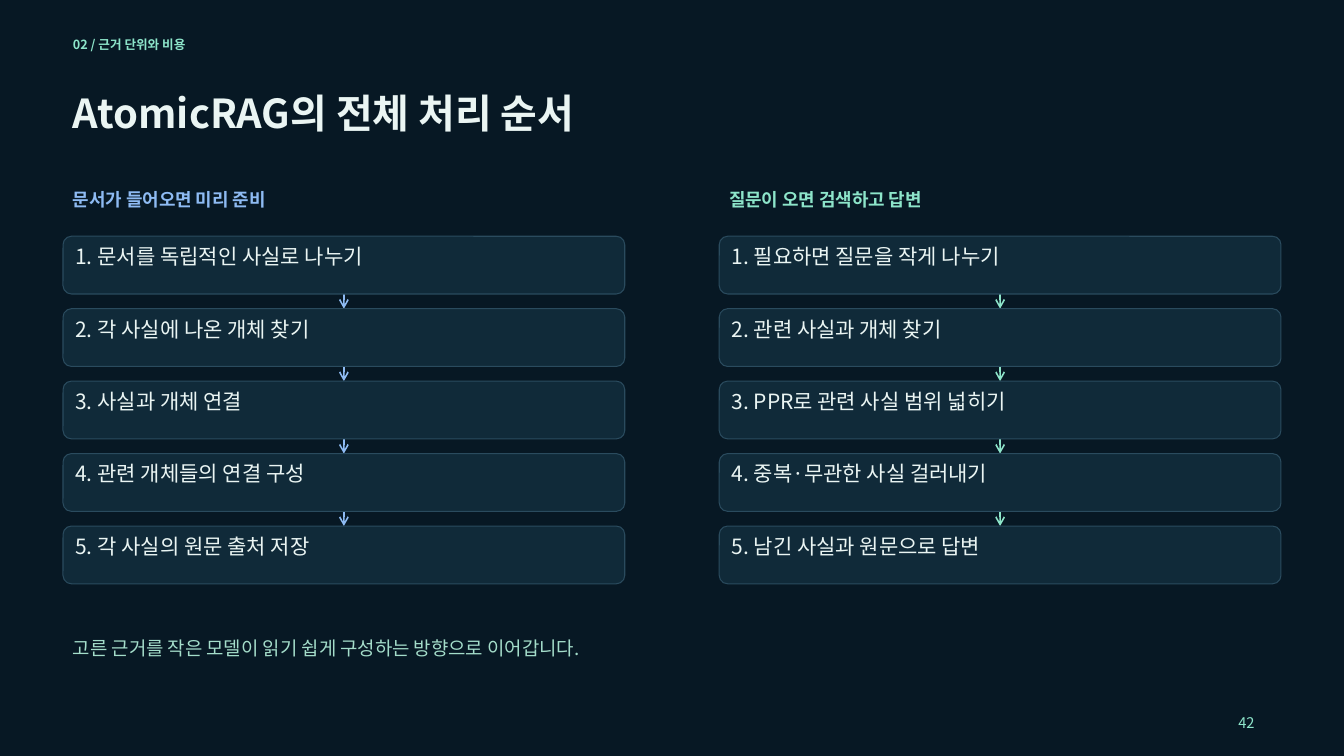
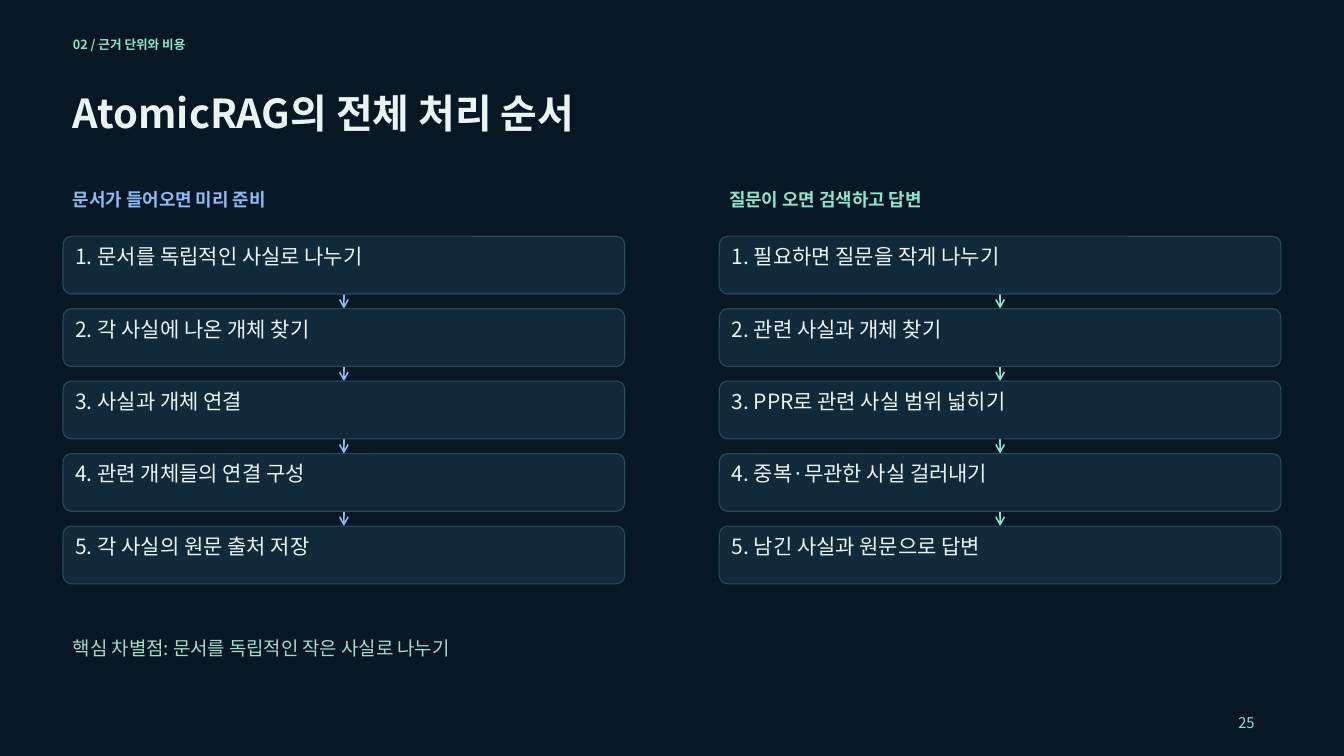
Before and after one commit to euiyulsong/graphrag-atlas, a slide deck: slide 25 of slides/GraphRAG_Atlas_Tech_Seminar.pptx (slide 42 before the commit). Drawn at 1344x756 pixels with LibreOffice and Linux fonts; fonts in the diff are those of the drawing. Boxes give left, top, right and bottom in pixels: in the first picture for what was removed or moved away, otherwise in the second. Text is boxed around its words. In the diff, an @@ line names an element or a change of style, - is before the commit and + after.

```diff
--- a/slides/GraphRAG_Atlas_Tech_Seminar.pptx
+++ b/slides/GraphRAG_Atlas_Tech_Seminar.pptx
@@ text at [73, 639, 450, 657]: text changed @@
-고른 근거를 작은 모델이 읽기 쉽게 구성하는 방향으로 이어갑니다.
+핵심 차별점: 문서를 독립적인 작은 사실로 나누기
@@ text at [1238, 717, 1254, 728]: text changed @@
-42
+25
```
Also in this commit, not shown: 12 other slides changed, 30 slides removed, 5 other files.
